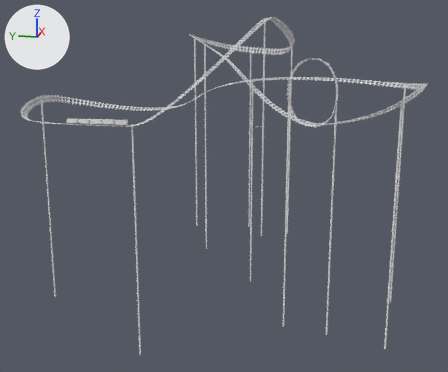
The COLLADA model Assets/Models/Bigcoaster/bigrail.dae as it was, and as the next commit left it.
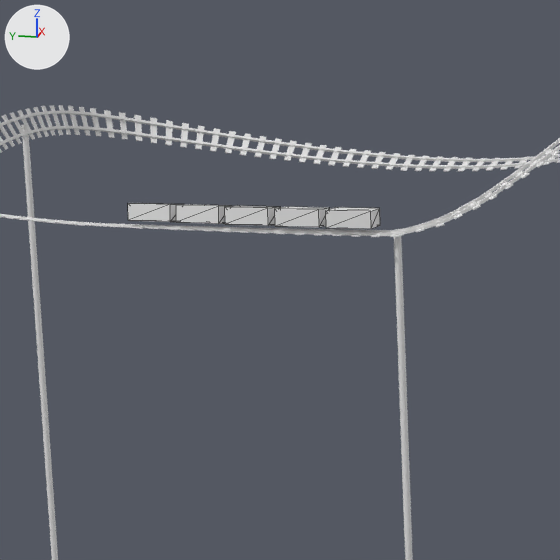
There are two pictures of each version: one whole from a camera (50 mm lens) standing at (-127.7, -18.0, 18.8) and looking at (-0.2, 7.5, -13.0), one close up on the part from 8% to 38% of the width and 19% to 55% of the height. Lighting does not change. The marker at upper left points along +X, +Y and +Z. The close-ups show mesh edges as thin lines. Where no turn or scale is listed for an object, it has been applied to the vertices.

The scene before the commit, as lines of its bpy script (objects in view):
```python
me_cube_001 = bpy.data.meshes.new('Cube.001')
me_cube_001.from_pydata(...)  # 8 vertices, 12 faces; spans x -0.77..0.74, y -1.01..1.01, z -0.58..0.35
me_cube_002 = bpy.data.meshes.new('Cube.002')
me_cube_002.from_pydata(...)  # 8 vertices, 12 faces; spans x -0.77..0.77, y -1.04..1.04, z -0.52..0.28
me_cube_016 = bpy.data.meshes.new('Cube.016')
me_cube_016.from_pydata(...)  # 8 vertices, 12 faces; spans x -0.75..0.74, y -1.02..1.02, z -0.54..0.3
me_cube_017 = bpy.data.meshes.new('Cube.017')
me_cube_017.from_pydata(...)  # 8 vertices, 12 faces; spans x -0.75..0.73, y -1.01..1.01, z -0.55..0.32
me_cube_018 = bpy.data.meshes.new('Cube.018')
me_cube_018.from_pydata(...)  # 8 vertices, 12 faces; spans x -0.77..0.74, y -1.02..1.02, z -0.57..0.33
me_cylinder = bpy.data.meshes.new('Cylinder')
me_cylinder.from_pydata(...)  # a 32-sided cylinder along z spanning x -0.2..0.2, y -0.2..0.2, z -45.0..0.0
ob_cylinder = bpy.data.objects.new('Cylinder', me_cylinder)
ob_cylinder.location = (-22.66, 19.69, 2.82)
ob_train0 = bpy.data.objects.new('train0', me_cube_002)
ob_train0.location = (-22.77, 21.66, 3.57)
ob_train1 = bpy.data.objects.new('train1', me_cube_016)
ob_train1.location = (-22.86, 23.95, 3.56)
ob_train2 = bpy.data.objects.new('train2', me_cube_017)
ob_train2.location = (-22.85, 26.25, 3.56)
ob_train3 = bpy.data.objects.new('train3', me_cube_018)
ob_train3.location = (-22.79, 28.54, 3.56)
ob_train4 = bpy.data.objects.new('train4', me_cube_001)
ob_train4.location = (-22.72, 30.84, 3.56)
# also in view: 'Cylinder.001' at (-5.5, 45.9, -17.3); 'Rail.002' at (1.1, 7.2, 12.0)
```
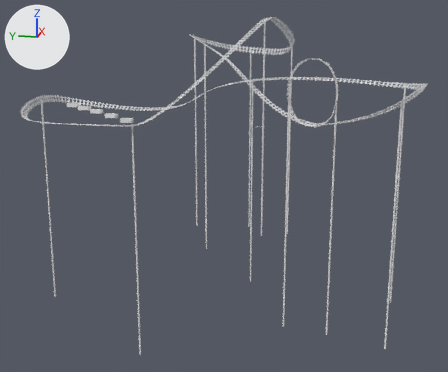
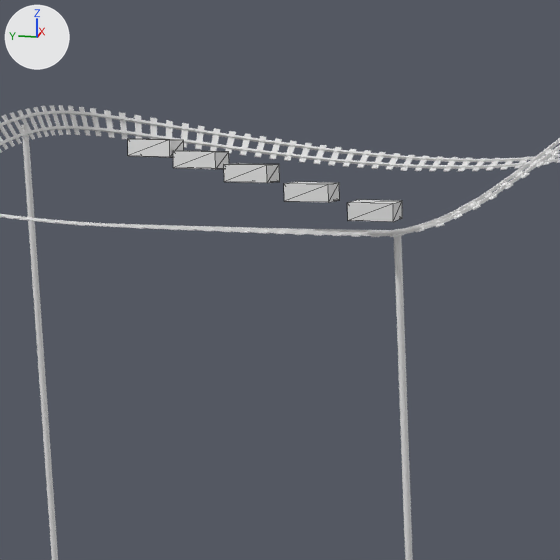
Where the change shows, as pixel boxes [x1, y1, x2, y2] in the close-ups (560 x 560 px):
'train1', moved: before [275, 207, 330, 227]; after [284, 182, 340, 202]
'train2', moved: before [225, 205, 281, 226]; after [224, 163, 280, 183]
'train3', moved: before [176, 204, 229, 224]; after [173, 151, 229, 169]
'train0', moved: before [326, 207, 380, 229]; after [347, 200, 402, 222]
'train4', moved: before [128, 203, 184, 222]; after [128, 139, 184, 157]

The change, as a diff of the scene's bpy script:
```diff
--- a/Assets/Models/Bigcoaster/bigrail.dae.py
+++ b/Assets/Models/Bigcoaster/bigrail.dae.py
@@ ob_train4 @@
 ob_train4 = bpy.data.objects.new('train4', me_cube_001)
-ob_train4.location = (-22.72, 30.84, 3.56)
+ob_train4.location = (-21.67, 31.16, 6.27)
@@ ob_train3 @@
 ob_train3 = bpy.data.objects.new('train3', me_cube_018)
-ob_train3.location = (-22.79, 28.54, 3.56)
+ob_train3.location = (-21.65, 29.05, 5.8)
@@ ob_train2 @@
 ob_train2 = bpy.data.objects.new('train2', me_cube_017)
-ob_train2.location = (-22.85, 26.25, 3.56)
+ob_train2.location = (-22.23, 26.46, 5.35)
@@ ob_train1 @@
 ob_train1 = bpy.data.objects.new('train1', me_cube_016)
-ob_train1.location = (-22.86, 23.95, 3.56)
+ob_train1.location = (-23.31, 23.28, 4.73)
@@ ob_train0 @@
 ob_train0 = bpy.data.objects.new('train0', me_cube_002)
-ob_train0.location = (-22.77, 21.66, 3.57)
+ob_train0.location = (-23.98, 20.19, 4.09)
```
